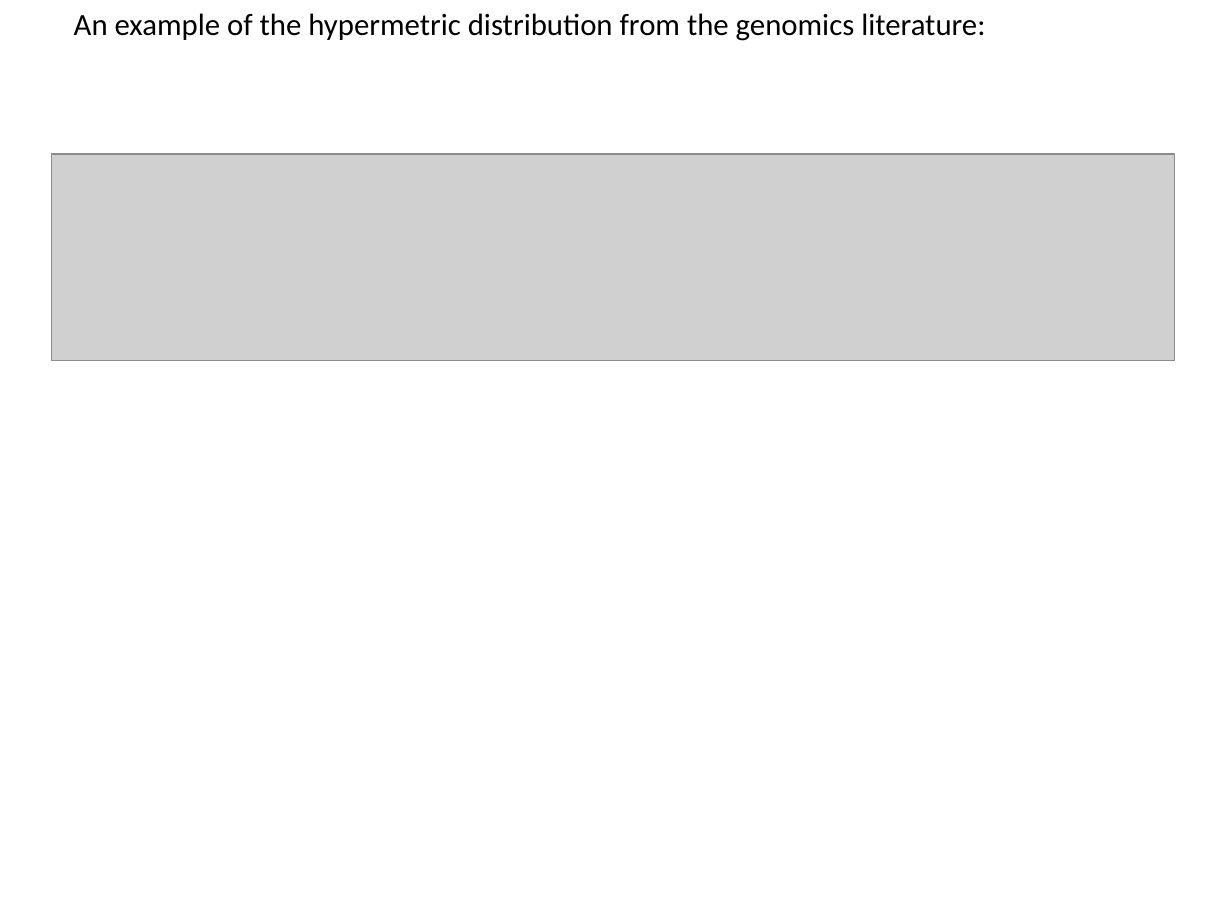
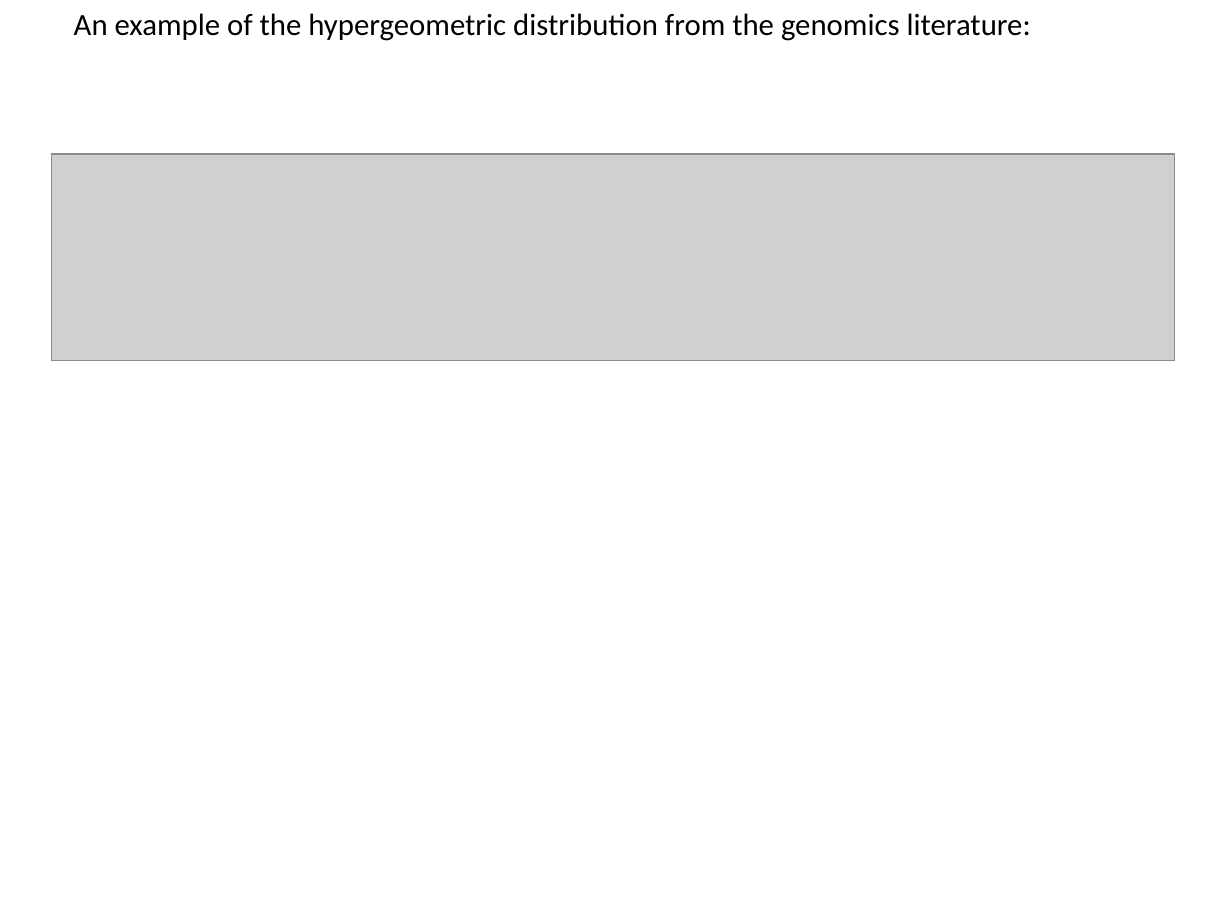
Before and after one commit to afodor/afodor.github.io, a slide deck: slide 14 of classes/stats2015/Lecture7.pptx. Drawn at 1232x924 pixels with LibreOffice and Linux fonts; fonts in the diff are those of the drawing; grey boxes stand for pictures. Boxes give left, top, right and bottom in pixels: in the first picture for what was removed or moved away, otherwise in the second. Text is boxed around its words. In the diff, an @@ line names an element or a change of style, - is before the commit and + after.

Commit message:
fix a few small typos...

```diff
--- a/classes/stats2015/Lecture7.pptx
+++ b/classes/stats2015/Lecture7.pptx
@@ text at (x1=74, y1=13, x2=1031, y2=41): text changed @@
-An example of the hypermetric distribution from the genomics literature:
+An example of the hypergeometric distribution from the genomics literature:
```
Also in this commit, not shown: 6 other slides changed.
